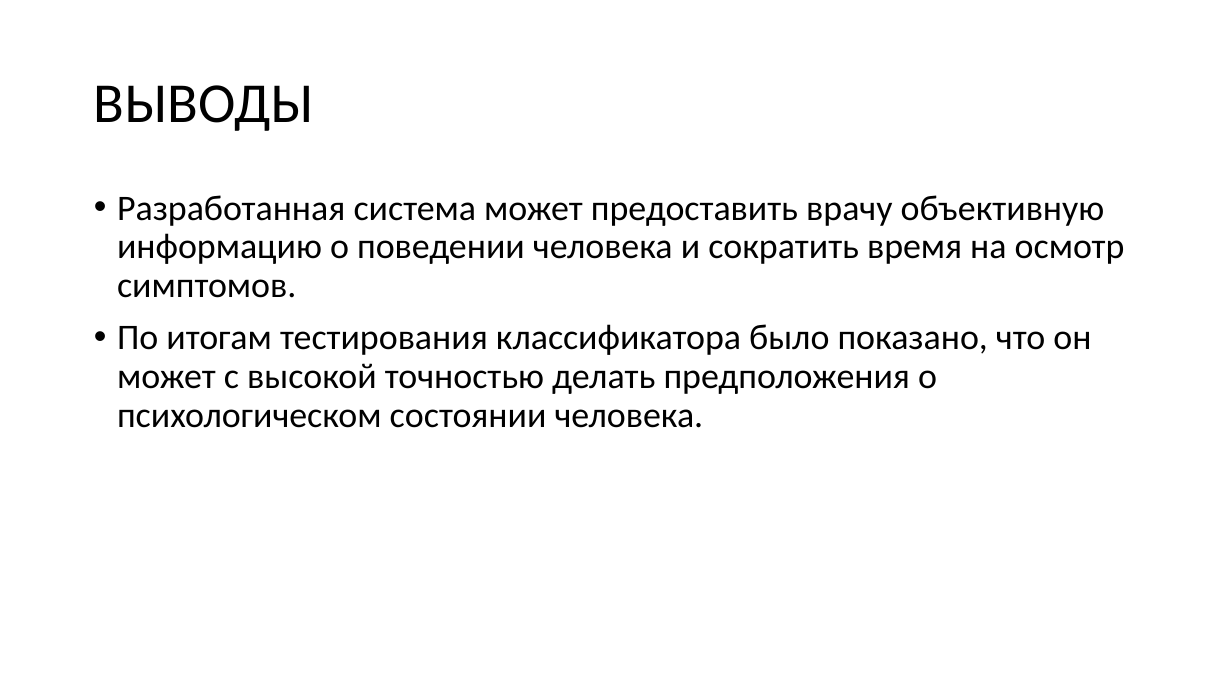
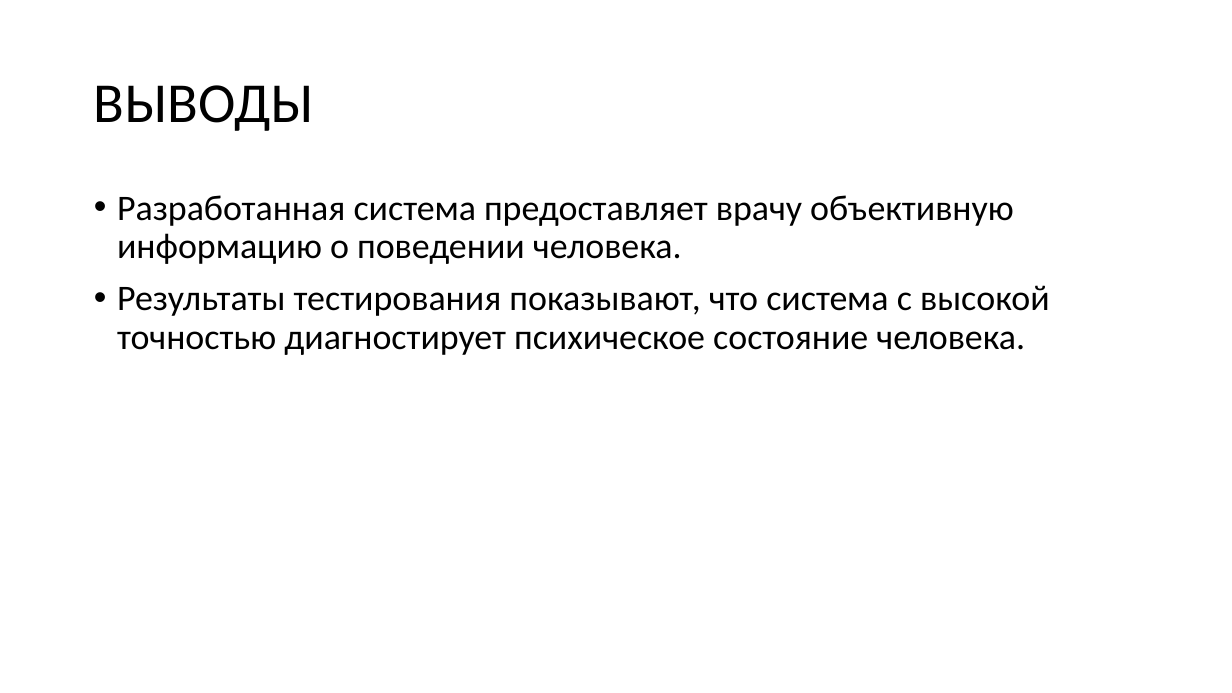
Before and after one commit to Wideweb/-digital-psychology-docs, a slide deck: slide 11 of Алькевич А.С/Презентация.pptx. Drawn at 1232x693 pixels with LibreOffice and Linux fonts; fonts in the diff are those of the drawing. Boxes give left, top, right and bottom in pixels: in the first picture for what was removed or moved away, otherwise in the second. Text is boxed around its words. In the diff, an @@ line names an element or a change of style, - is before the commit and + after.

```diff
--- a/Алькевич А.С/Презентация.pptx
+++ b/Алькевич А.С/Презентация.pptx
@@ text at (117, 195, 1050, 355): text changed @@
-• Разработанная система может предоставить врачу объективную информацию о поведении человека и сократить время на осмотр симптомов.
-• По итогам тестирования классификатора было показано, что он может с высокой точностью делать предположения о психологическом состоянии человека.
+• Разработанная система предоставляет врачу объективную информацию о поведении человека.
+• Результаты тестирования показывают, что система с высокой точностью диагностирует психическое состояние человека.
```
Also in this commit, not shown: 6 other slides changed, 1 slide added, 1 slide removed, 10 other files.
